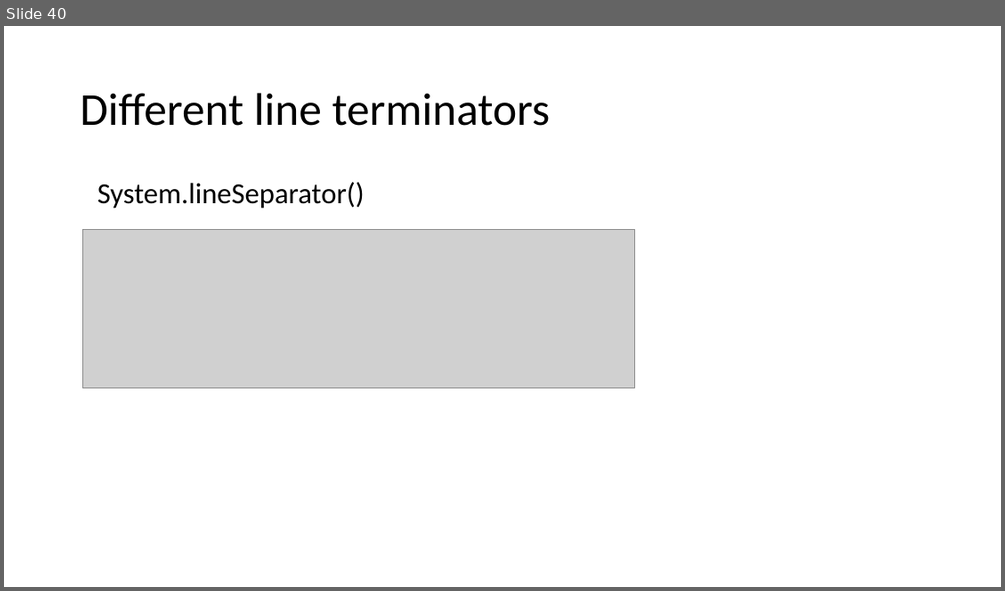
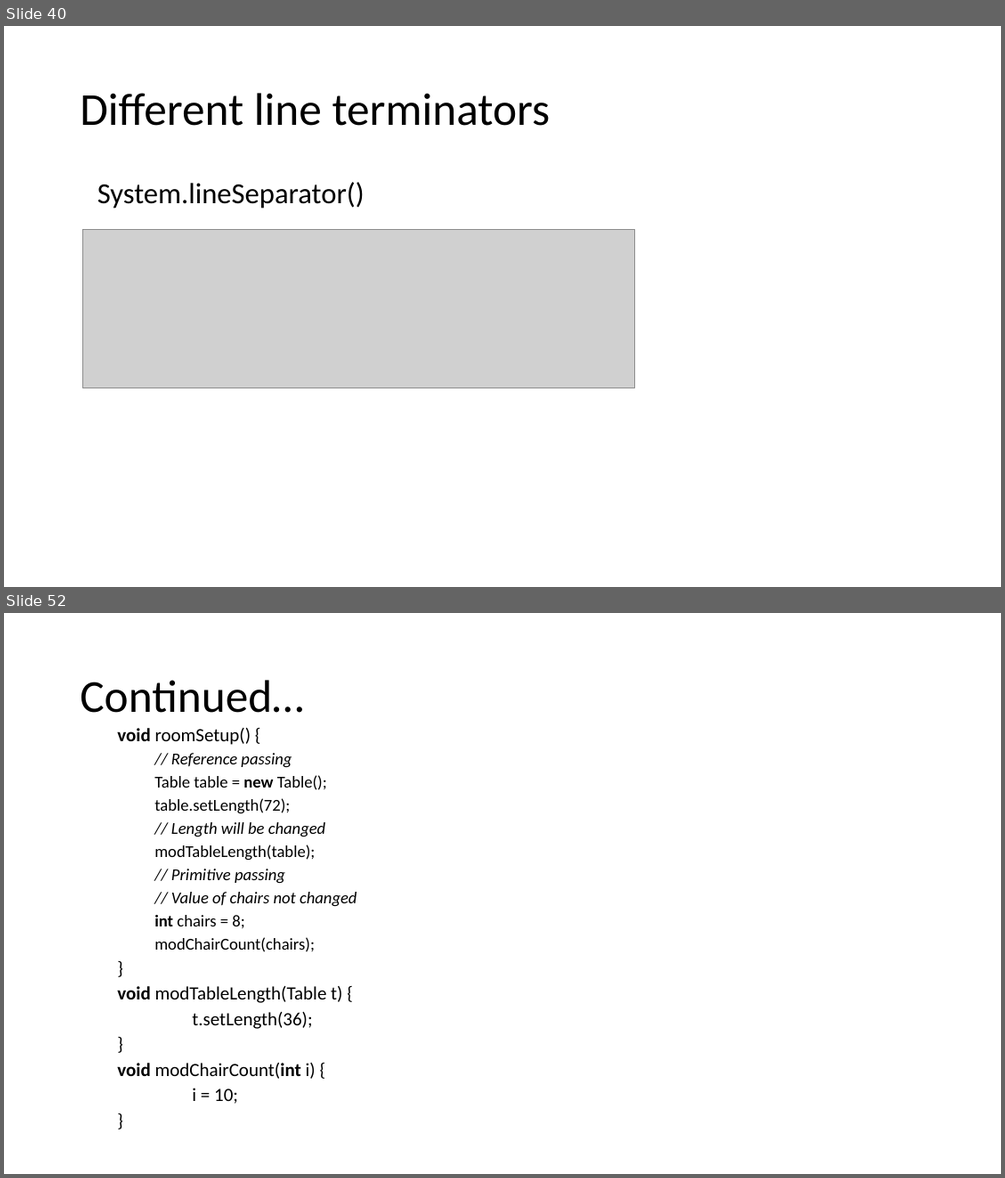
Before and after one commit to VeerababuK/Core-Java, a slide deck: Java Basics.pptx. Shown one above the other, each under a label of ours: slide 40 before the commit, slides 40 and 52 after it; the slides between them are not shown. The pictures are 1005x591 and 1005x1178 pixels, drawn with LibreOffice and Linux fonts; fonts in the diff are those of the drawing; grey boxes stand for pictures. Boxes give left, top, right and bottom in pixels: in the first picture for what was removed or moved away, otherwise in the second. Text is boxed around its words. In the diff, an @@ line names an element or a change of style, - is before the commit and + after.

```diff
--- a/Java Basics.pptx
+++ b/Java Basics.pptx
@@ slide 52 added at box(4, 613, 1001, 1174), background #FFFFFF @@
@@ title added at box(80, 680, 303, 713), 44 pt, text #000000 @@
+Continued…
@@ text added at box(117, 728, 356, 1103), 16 pt, text #000000 @@
+  void roomSetup() {
+    // Reference passing
+    Table table = new Table();
+    table.setLength(72);
+    // Length will be changed
+    modTableLength(table);
+    // Primitive passing
+    // Value of chairs not changed
+    int chairs = 8;
+    modChairCount(chairs);
+  }
+  void modTableLength(Table t) {
+  t.setLength(36);
+  }
+  void modChairCount(int i) {
+  i = 10;
+  }
```
Also in this commit, not shown: 32 other slides added.
